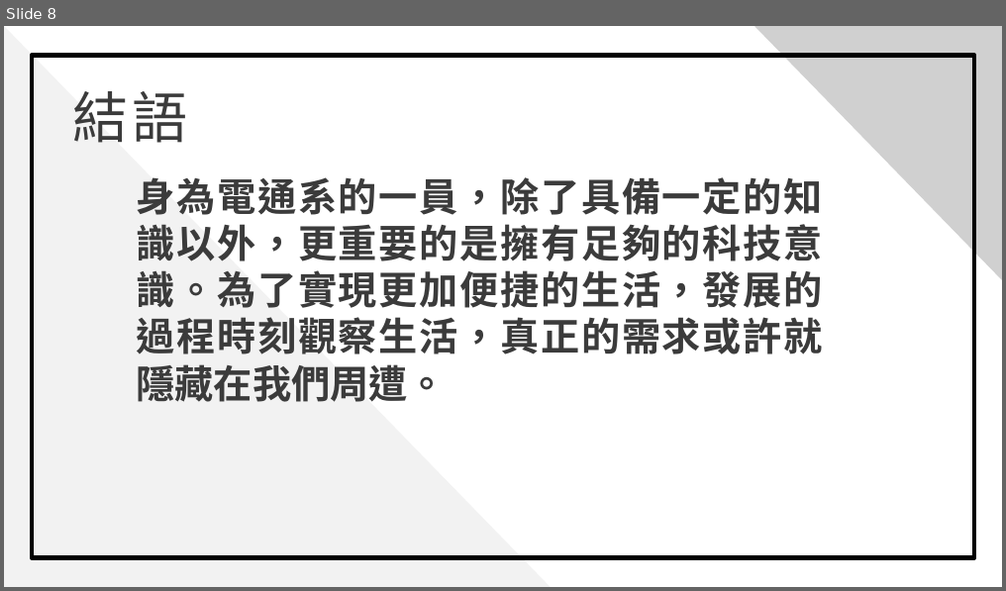
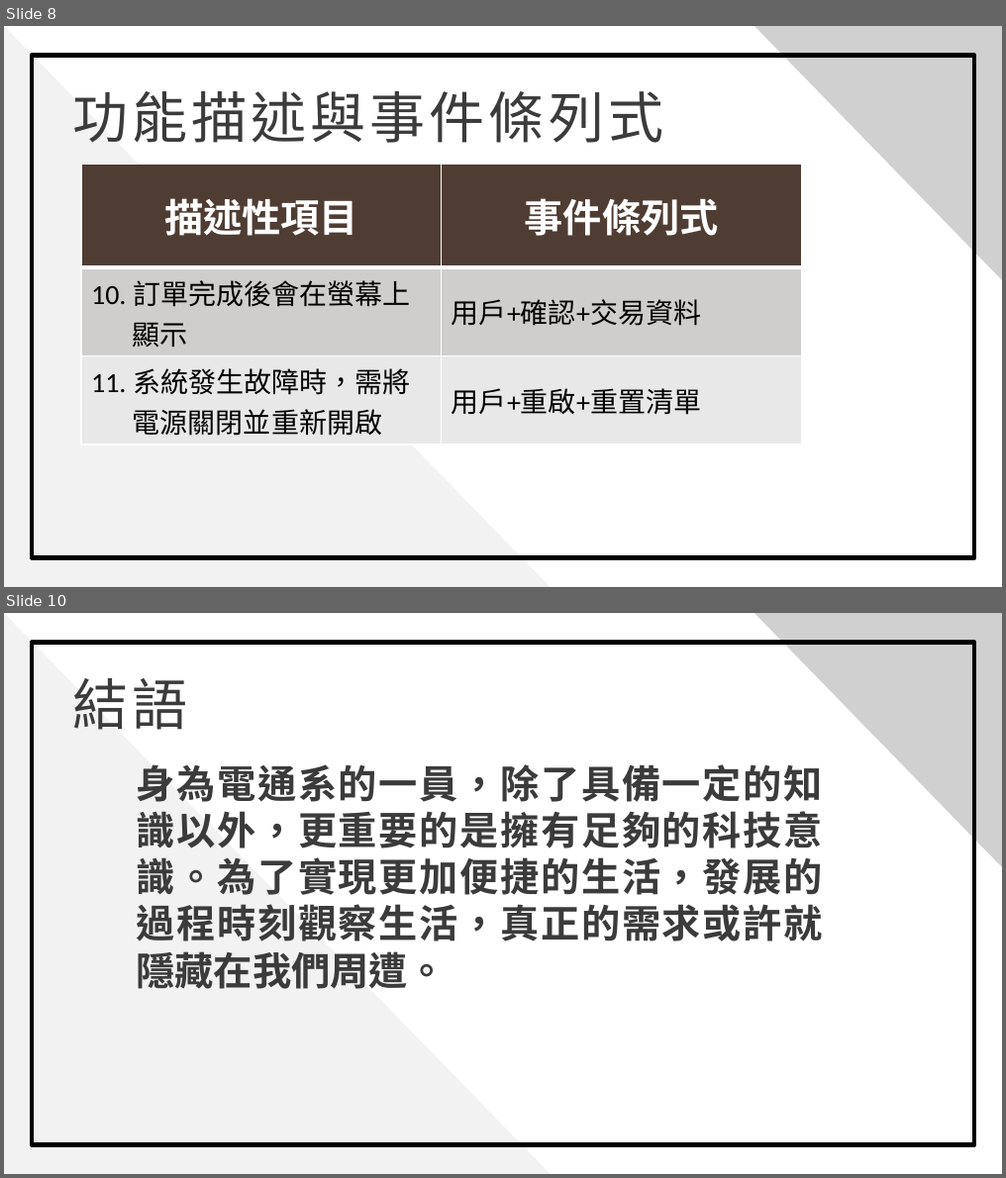
Before and after one commit to 0451030/108_SE_Team8, a slide deck: 軟體工程_期中報告.pptx. Shown one above the other, each under a label of ours: slide 8 before the commit, slides 8 and 10 after it; the slides between them are not shown. The pictures are 1006x591 and 1006x1178 pixels, drawn with LibreOffice and Linux fonts; fonts in the diff are those of the drawing; grey boxes stand for pictures; background and template pictures are left out. Boxes give left, top, right and bottom in pixels: in the first picture for what was removed or moved away, otherwise in the second. Text is boxed around its words. In the diff, an @@ line names an element or a change of style, - is before the commit and + after.

```diff
--- a/軟體工程_期中報告.pptx
+++ b/軟體工程_期中報告.pptx
@@ slide 8 added at [4, 26, 1002, 587], background picture (left out) @@
@@ rectangle added at [4, 26, 1002, 586], fill #FFFFFF @@
@@ triangle added at [4, 26, 549, 586], fill #F2F2F2 @@
@@ rectangle added at [32, 55, 975, 558], outline #000000 3 pt @@
@@ picture added at [754, 26, 1002, 280] @@
@@ text added at [72, 91, 663, 143], 40 pt, text #3B3B3B @@
+功能描述與事件條列式
@@ table added at [81, 164, 801, 444], 3 rows, 2 columns @@
+描述性項目 | 事件條列式
+10. 訂單完成後會在螢幕上顯示 | 用戶+確認+交易資料
+11. 系統發生故障時，需將電源關閉並重新開啟 | 用戶+重啟+重置清單
@@ what was slide 8 is now slide 10 @@
```
Also in this commit, not shown: 5 slides changed, 3 other slides added, 2 slides removed.
